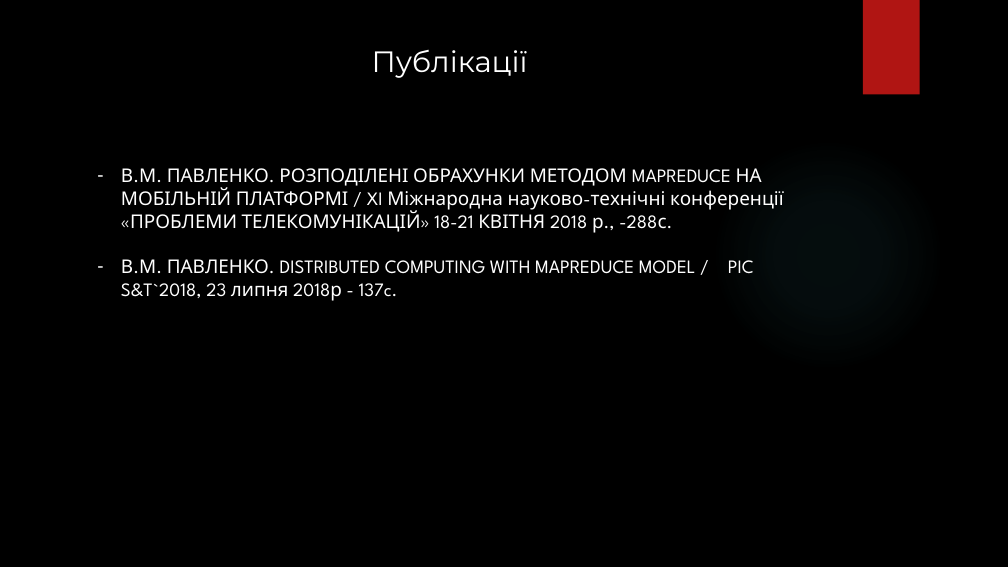
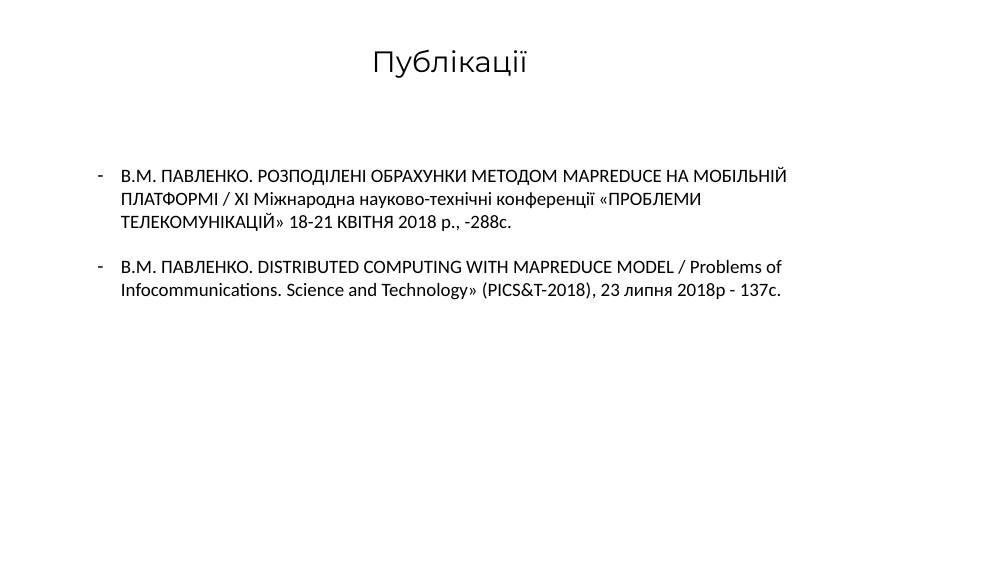
Before and after one commit to PavlezT/Reckon, a slide deck: slide 19 of documents/Супер_захист_ПавленкоВ.М.pptx (slide 11 before the commit). Drawn at 1008x567 pixels with LibreOffice and Linux fonts; fonts in the diff are those of the drawing; background and template pictures are left out. Boxes give left, top, right and bottom in pixels: in the first picture for what was removed or moved away, otherwise in the second. Text is boxed around its words. In the diff, an @@ line names an element or a change of style, - is before the commit and + after.

```diff
--- a/documents/Супер_захист_ПавленкоВ.М.pptx
+++ b/documents/Супер_захист_ПавленкоВ.М.pptx
@@ background picture (left out) to #FFFFFF @@
@@ rectangle removed at [863, 0, 920, 95] @@
@@ text "Публікації" at [372, 50, 528, 78]: text colour #FFFFFF to #000000 @@
@@ ellipse removed at [712, 138, 944, 371] @@
@@ text at [121, 167, 787, 231]: font League Spartan to Calibri, text colour #FFFFFF to #000000 in "В.М. ПАВЛЕНКО. РОЗПОДІЛЕНІ ОБРАХУНКИ МЕТОДОМ MAPREDUCE НА ..." @@
@@ text at [121, 260, 782, 300]: text changed; font League Spartan to Calibri; text colour #FFFFFF to #000000 @@
-– В.М. ПАВЛЕНКО. DISTRIBUTED COMPUTING WITH MAPREDUCE MODEL / PIC S&T`2018, 23 липня 2018р - 137c.
+– В.М. ПАВЛЕНКО. DISTRIBUTED COMPUTING WITH MAPREDUCE MODEL / Problems of Infocommunications. Science and Technology» (PICS&T-2018), 23 липня 2018р - 137c.
```
Also in this commit, not shown: 12 other slides changed, 7 slides added, 4 slides removed, 2 other files.
